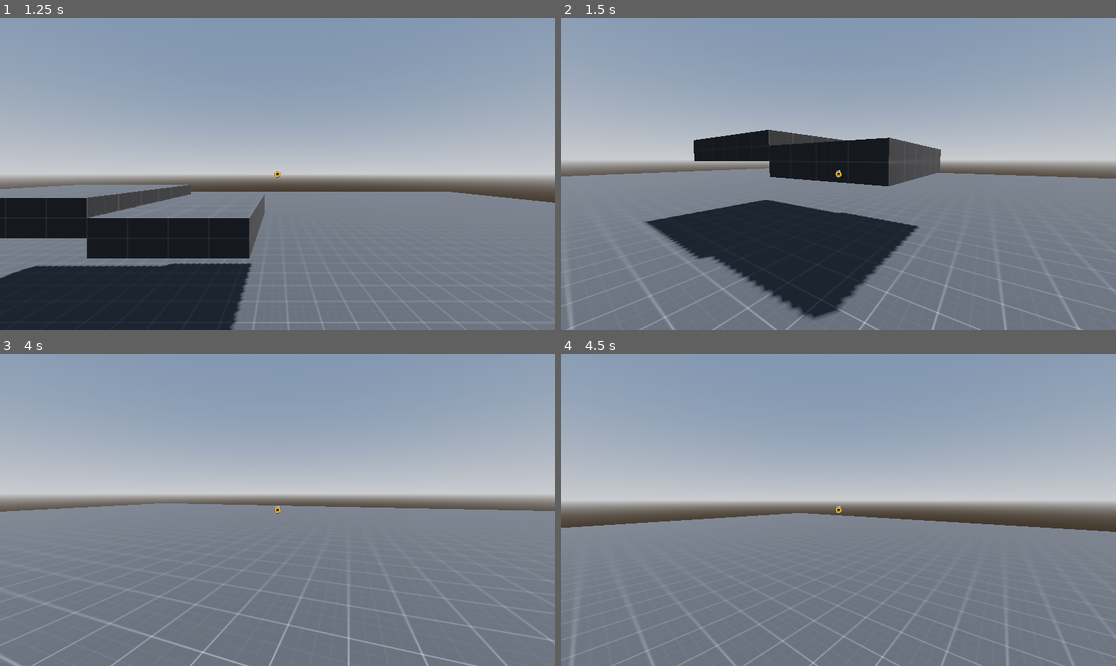
Above: before the commit, frames 1-4 (two rows, left to right).
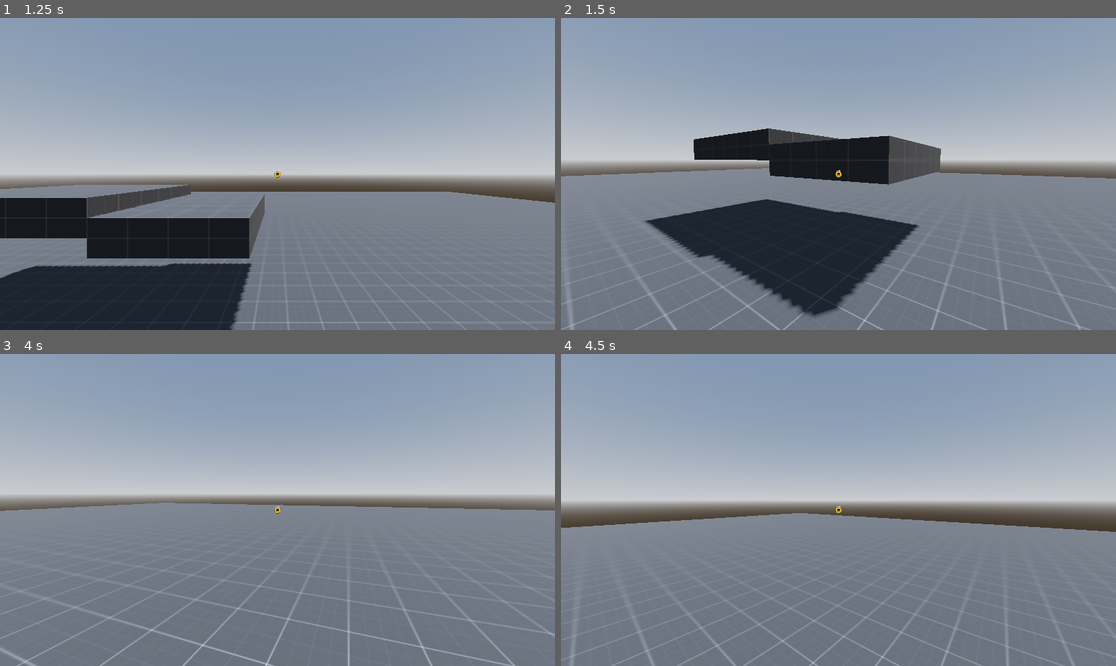
Above: after the commit, the same moments.

Repository: Kollyr552/gracelike
Game: Godot game, scene res://src/world.tscn
The game is run twice, just before and just after one commit, with the same random seed, the same clock (stepped at 60 frames per second) and the same inputs.
Inputs (mouse positions are in pixels of both pictures, inside the frame that each line leads up to):
- Up to frame 1 (1.25 s): move the mouse to (399, 158) at 0.52 s; hold D (move_right) from 0.53 s (still down); hold Middle mouse button (change_mouse_capture) from 0.53 s (still down); click (399, 158) at 0.67 s; tap Space (move_jump) at 0.77 s
- Up to frame 2 (1.5 s): move the mouse to (810, 174) at 1.27 s; release D (move_right) at 1.28 s; release Middle mouse button (change_mouse_capture) at 1.28 s; hold W (move_forward) from 1.28 s (still down); tap Shift (move_crouch) at 1.35 s
- Up to frame 3 (4 s): keep holding W (move_forward); tap Space (move_jump) at 1.52, 3.02, 3.77 s; move the mouse to (288, 503) at 2.02 s; hold Right mouse button (move_run) 2.03-2.78 s; move the mouse to (271, 516) at 2.77 s; tap Middle mouse button (change_mouse_capture) at 2.85 s; click (271, 516) at 2.92 s; move the mouse to (316, 513) at 3.52 s; hold Shift (move_crouch) from 3.53 s (still down)
- Up to frame 4 (4.5 s): keep holding W (move_forward); move the mouse to (794, 506) at 4.27 s; release Shift (move_crouch) at 4.28 s; right-click (794, 506) at 4.35 s

Frame 1 is identical in both runs. In frame 2, 1.8% of the frame differs, in the area x 0-100%, y 35-100%; in frame 3, 2.1%, in the area x 0-100%, y 47-100%; in frame 4, nothing differs.

Commit message:
bobbing and crouching camera

Diff:
--- a/src/player.gd
+++ b/src/player.gd
@@ -26,7 +26,7 @@
 @export var crouch_camera_height: float = 0.0
 @export var default_camera_height: float = 1.5
 @export var camera_crouch_speed: float = 5.0
-
+var desired_camera_height: float
 
 @onready var head: Marker3D = %HeadPos
 @onready var spring_arm_3d: SpringArm3D = $SpringArm3D
@@ -61,11 +61,10 @@
 		get_tree().quit()
 
 func _ready() -> void:
-	action = Action.WALK
-
 	tall_collision.disabled = false
 	crouch_collision.disabled = true
 	spring_arm_3d.spring_length = default_camera_height
+	desired_camera_height = default_camera_height
 
 func _physics_process(delta: float) -> void:
 	var move_dir := set_move_direction()
@@ -81,14 +80,13 @@
 		Action.SLIDE:
 			fsm_slide(move_dir, delta)
 
-	print_debug("state: ", action)
+	#print_debug("state: ", action)
 
 	gravity(delta)
 	jump()
 
-	var btime: float = Engine.get_physics_frames() / (Engine.physics_ticks_per_second as float)
-	var bob_check: bool = Vector3(velocity.x, 0.0, velocity.z).length_squared() >= 10.0
-	view_bob.bob_view(btime, bob_check, delta)
+	bob(delta)
+	ease_camera_height(delta)
 
 	move_and_slide()
 
@@ -187,12 +185,18 @@
 	if toggle: ## toggle on
 		tall_collision.disabled = true
 		crouch_collision.disabled = false
+		desired_camera_height = crouch_camera_height
 	elif not ceiling_check.is_colliding(): ## toggle off AND no ceiling
 		tall_collision.disabled = false
 		crouch_collision.disabled = true
-
+	if not toggle:
+		desired_camera_height = default_camera_height
+
+func ease_camera_height(d_t: float):
 	## Camera movement
-	if toggle:
-		spring_arm_3d.spring_length = move_toward(spring_arm_3d.spring_length, crouch_camera_height, camera_crouch_speed*d_t)
-	else:
-		spring_arm_3d.spring_length = move_toward(spring_arm_3d.spring_length, default_camera_height, camera_crouch_speed*d_t)
+		spring_arm_3d.spring_length = move_toward(spring_arm_3d.spring_length, desired_camera_height, camera_crouch_speed*d_t)
+
+func bob(d_t:float):
+	var btime: float = Engine.get_physics_frames() / (Engine.physics_ticks_per_second as float)
+	var bob_check: bool = Vector3(velocity.x, 0.0, velocity.z).length_squared() >= 2.5
+	view_bob.bob_view(btime, bob_check, d_t)
